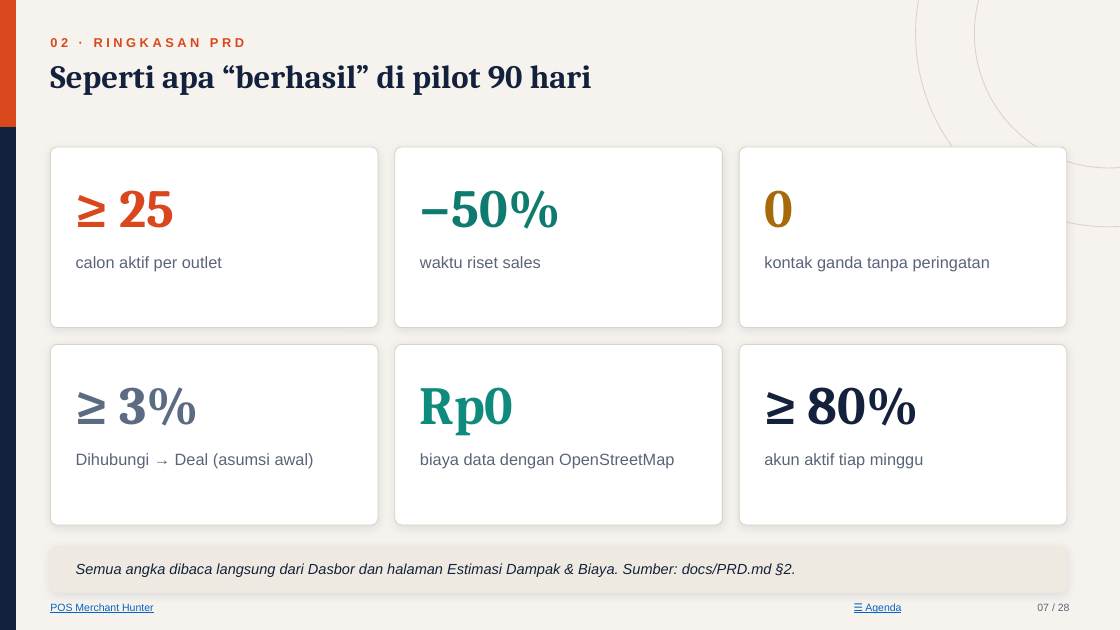
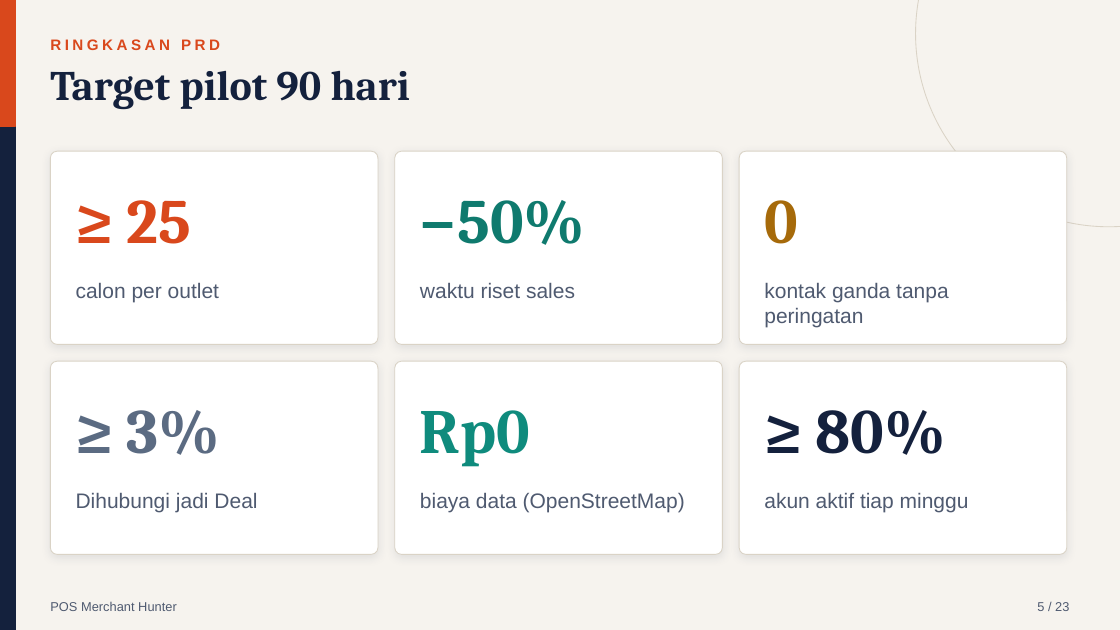
Before and after one commit to ziancuk/merchant-hunter, a slide deck: slide 5 of POS-Merchant-Hunter_Presentasi-Manajemen.pptx (slide 7 before the commit). Drawn at 1120x630 pixels with LibreOffice and Linux fonts; fonts in the diff are those of the drawing. Boxes give left, top, right and bottom in pixels: in the first picture for what was removed or moved away, otherwise in the second. Text is boxed around its words. In the diff, an @@ line names an element or a change of style, - is before the commit and + after.

```diff
--- a/POS-Merchant-Hunter_Presentasi-Manajemen.pptx
+++ b/POS-Merchant-Hunter_Presentasi-Manajemen.pptx
@@ ellipse removed at (975,0,1120,168) @@
@@ text at (50,39,220,50): text changed; size 11 to 13 pt @@
-02 · RINGKASAN PRD
+RINGKASAN PRD
@@ text at (50,71,410,110): text changed; size 28 to 36 pt @@
-Seperti apa “berhasil” di pilot 90 hari
+Target pilot 90 hari
@@ rounded rectangle: place and size @@
-rounded rectangle at (50,147,378,328)
+rounded rectangle at (50,151,378,344)
@@ rounded rectangle: place and size @@
-rounded rectangle at (395,147,723,328)
+rounded rectangle at (395,151,723,344)
@@ rounded rectangle: place and size @@
-rounded rectangle at (739,147,1067,328)
+rounded rectangle at (739,151,1067,344)
@@ text at (76,283,219,302): text changed; size 14 to 18 pt; text colour #5A6478 to #4F5A70 @@
-calon aktif per outlet
+calon per outlet
@@ text "waktu riset sales": place and size @@
-text "waktu riset sales" at (420,256,541,268)
+text "waktu riset sales" at (420,283,575,298)
@@ text "kontak ganda tanpa peringatan": place and size @@
-text "kontak ganda tanpa peringatan" at (764,256,990,272)
+text "kontak ganda tanpa peringatan" at (764,283,949,327)
@@ rounded rectangle: place and size @@
-rounded rectangle at (50,344,378,525)
+rounded rectangle at (50,361,378,555)
@@ text "≥ 3%": place and size @@
-text "≥ 3%" at (119,387,199,426)
+text "≥ 3%" at (127,410,220,455)
@@ rounded rectangle: place and size @@
-rounded rectangle at (395,344,723,525)
+rounded rectangle at (395,361,723,555)
@@ text "Rp0": place and size @@
-text "Rp0" at (420,387,514,436)
+text "Rp0" at (420,410,530,467)
@@ proportions changed in 6 elements at (50,151,378,344), (395,151,723,344), (739,151,1067,344), (50,361,378,555), (395,361,723,555), (739,361,1067,555) @@
@@ rounded rectangle: place and size @@
-rounded rectangle at (739,344,1067,525)
+rounded rectangle at (739,361,1067,555)
@@ size 46 to 54 pt in 6 elements at (127,200,192,244), (420,200,585,245), (764,200,798,244), (127,410,220,455), (420,410,530,467), (816,410,946,455) @@
@@ text "≥ 80%": place and size @@
-text "≥ 80%" at (808,387,919,426)
+text "≥ 80%" at (816,410,946,455)
@@ text at (76,493,257,512): text changed; size 14 to 18 pt; text colour #5A6478 to #4F5A70 @@
-Dihubungi → Deal (asumsi awal)
+Dihubungi jadi Deal
@@ text at (420,493,685,512): text changed; size 14 to 18 pt; text colour #5A6478 to #4F5A70 @@
-biaya data dengan OpenStreetMap
+biaya data (OpenStreetMap)
@@ size 14 to 18 pt, text colour #5A6478 to #4F5A70 in 3 elements at (420,283,575,298), (764,283,949,327), (764,493,969,512) @@
@@ text "akun aktif tiap minggu": place and size @@
-text "akun aktif tiap minggu" at (764,453,924,469)
+text "akun aktif tiap minggu" at (764,493,969,512)
@@ rounded rectangle removed at (50,546,1067,592) @@
@@ text removed at (76,563,796,577) @@
-Semua angka dibaca langsung dari Dasbor dan halaman Estimasi Dampak & Biaya. Sumber: docs/PRD.md §2.
@@ text "POS Merchant Hunter" at (50,602,177,611): size 9 to 11 pt, text colour #0563C1 to #4F5A70, underline off @@
@@ text removed at (865,603,901,613) @@
-☰ Agenda
@@ text removed at (1037,603,1070,611) @@
-07 / 28
@@ text added at (1037,602,1069,611), 11 pt, text #4F5A70 @@
+5 / 23
```
Also in this commit, not shown: 16 other slides changed, 6 slides added, 11 slides removed, 2 other files.
